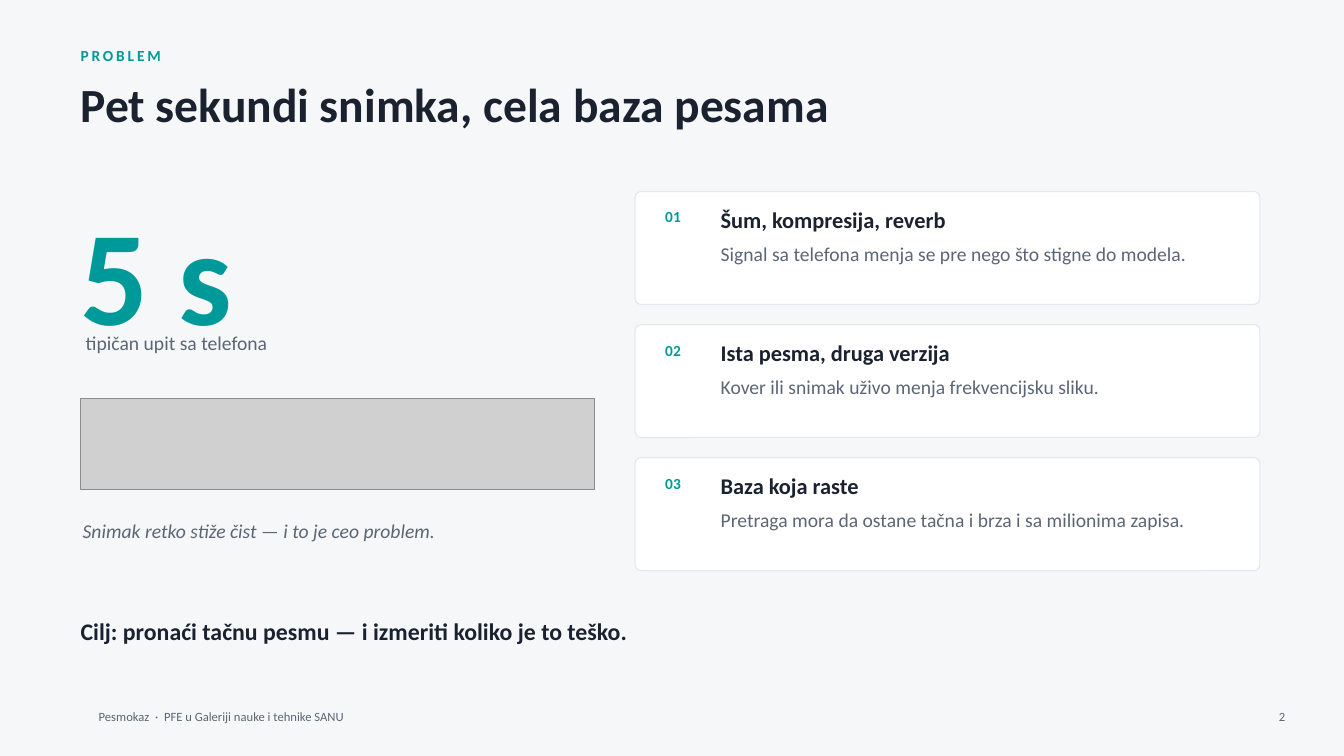
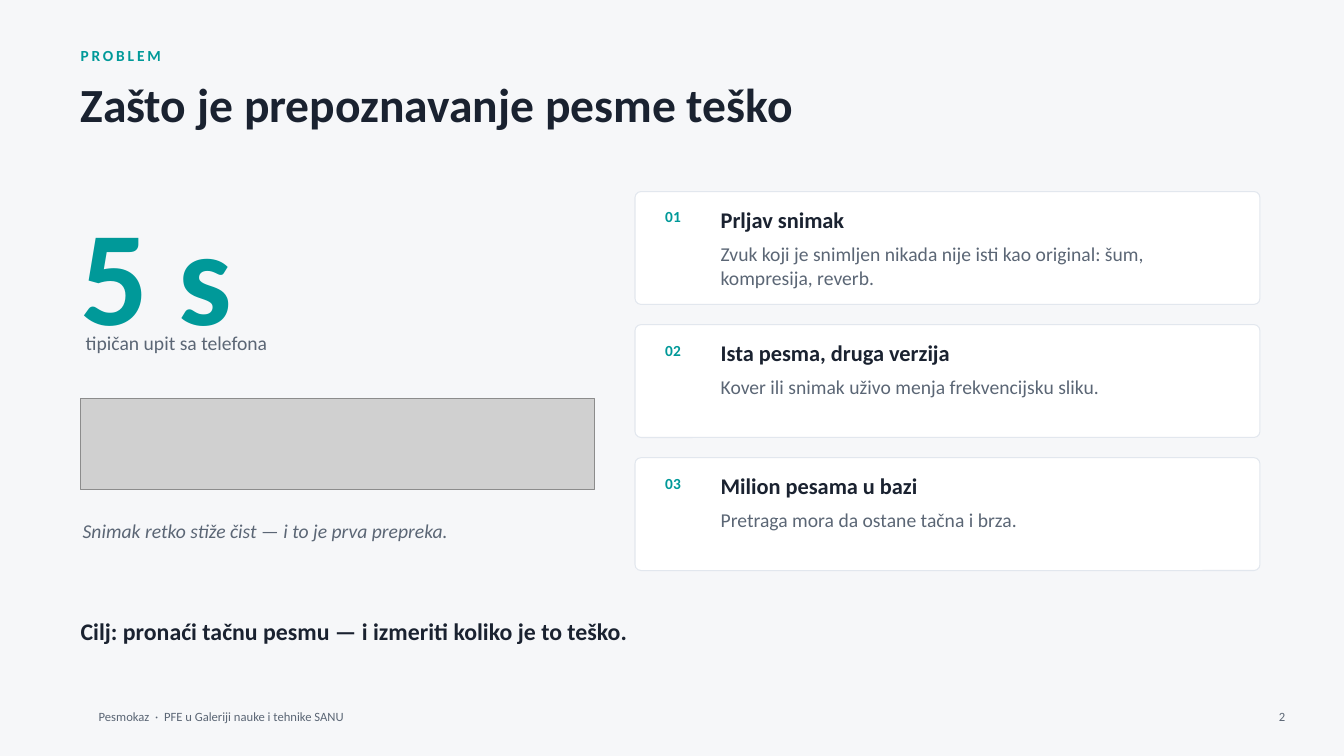
Before and after one commit to MaliBalavi/presentations, a slide deck: slide 2 of decks/pesmokaz/deck.pptx. Drawn at 1344x756 pixels with LibreOffice and Linux fonts; fonts in the diff are those of the drawing; grey boxes stand for pictures; background and template pictures are left out. Boxes give left, top, right and bottom in pixels: in the first picture for what was removed or moved away, otherwise in the second. Text is boxed around its words. In the diff, an @@ line names an element or a change of style, - is before the commit and + after.

Commit message:
Slide 2: concrete title, reworded cards and kicker line

```diff
--- a/decks/pesmokaz/deck.pptx
+++ b/decks/pesmokaz/deck.pptx
@@ text at bbox=[81, 88, 793, 130]: text changed @@
-Pet sekundi snimka, cela baza pesama
+Zašto je prepoznavanje pesme teško
@@ text at bbox=[721, 212, 844, 232]: text changed @@
-Šum, kompresija, reverb
+Prljav snimak
@@ text at bbox=[721, 247, 1144, 289]: text changed @@
-Signal sa telefona menja se pre nego što stigne do modela.
+Zvuk koji je snimljen nikada nije isti kao original: šum, kompresija, reverb.
@@ text at bbox=[721, 478, 917, 498]: text changed @@
-Baza koja raste
+Milion pesama u bazi
@@ text at bbox=[83, 524, 448, 541]: text changed @@
-Snimak retko stiže čist — i to je ceo problem.
+Snimak retko stiže čist — i to je prva prepreka.
@@ text at bbox=[721, 513, 1017, 531]: text changed @@
-Pretraga mora da ostane tačna i brza i sa milionima zapisa.
+Pretraga mora da ostane tačna i brza.
```
Also in this commit, not shown: 2 other files.
